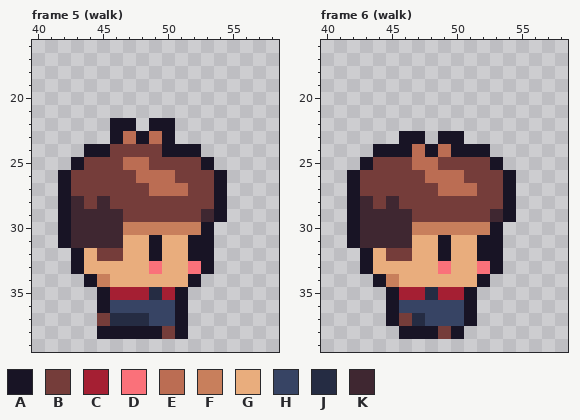
Pixel-art file -- entities/player/player.aseprite. Above: the version before the commit.
96x64 pixels, 77 frames. Colours within 5 levels of each other are drawn and written as one. Shown: frame 5 (walk): x 40..58, y 16..39; frame 6 (walk): x 40..58, y 16..39. The commit also changed other frames, which this record leaves out.
Visible layers, top first: "bowl hair", "base".
Palette (. is transparent): A #181425  B #753d3a  C #a51f33  D #fa717a  E #bb6d53  F #c87f5c  G #e9ad7d  H #374464  J #252c43  K #3f2731
Pixels before, frame 5 (walk), first column x 42:
22 ....AA.AA....
23 ....AEAEA....
24 ..AABBBBAAA..
25 .ABBBEEBBBBA.
26 ABBBBBEEEBBBA
27 ABBBBBBEEEBBA
28 AKBKBBBBBBBBA
29 AKKKKBBBBBBKA
30 AKKKKFFFFFFA.
31 AKKKKGGAGGAA.
32 .AGBBGGAGGAA.
33 .AGGGGGDGGDA.
34 ..AFGGGGGGA..
35 ...ACCCJCA...
36 ...AHHHHHA...
37 ...BJJJHHA...
38 ...AAAAABA...
Pixels before, frame 6 (walk), first column x 42:
23 ....AA.AA....
24 ..AAAEAEAAA..
25 .ABBBEEBBBBA.
26 ABBBBBEEEBBBA
27 ABBBBBBEEEBBA
28 AKBKBBBBBBBBA
29 AKKKKBBBBBBKA
30 AKKKKFFFFFFA.
31 AKKKKGGAGGAA.
32 .AGBBGGAGGAA.
33 .AGGGGGDGGDA.
34 ..AFGGGGGGA..
35 ...ACCJCCA...
36 ...AHHHHHA...
37 ...ABJHHHA...
38 ....AAABA....
After the commit:
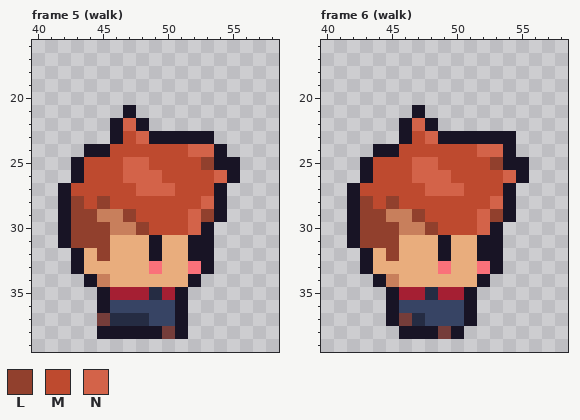
Colours new in this view: L #91402d  M #be4a2f  N #d36349
Difference:
layer "bowl hair" now hidden
layer "mop hair" now shown
Frame 5 (walk):
y 21: x 47 . -> A
y 22: x 47..50 A.AA -> NA..
y 23: x 47..49 EAE -> MNA; x 51..53 ... -> AAA
y 24: x 46..54 BBBBAAA.. -> MMMMMMNNA
y 25: x 44..55 BBBEEBBBBA.. -> MMMNNMMMMLAA
y 26: x 42..55 ABBBBBEEEBBBA. -> .AMMMNNNMMMMNA
y 27: x 43..53 BBBBBBEEEBB -> MMMMMNNNMMM
y 28: x 43..53 KBKBBBBBBBB -> LMLMMMMMMMN
y 29: x 43..53 KKKKBBBBBBK -> LLFFLMMMMNL
y 30: x 43..46 KKKK -> LLLF; x 48..52 FFFFF -> LMMMN
y 31: x 43..46 KKKK -> LLLG
y 32: x 45..46 BB -> LG
Frame 6 (walk):
y 21: x 47 . -> A
y 22: x 46..48 ... -> ANA
y 23: x 47..48 A. -> MN; x 51..54 .... -> AAAA
y 24: x 46..54 AEAEAAA.. -> MMMMMMNNA
y 25: x 44..55 BBBEEBBBBA.. -> MMMNNMMMMLAA
y 26: x 42..55 ABBBBBEEEBBBA. -> .AMMMNNNMMMMNA
y 27: x 43..53 BBBBBBEEEBB -> MMMMMNNNMMM
y 28: x 43..53 KBKBBBBBBBB -> LMLMMMMMMMN
y 29: x 43..53 KKKKBBBBBBK -> LLFFLMMMMNL
y 30: x 43..46 KKKK -> LLLF; x 48..52 FFFFF -> LMMMN
y 31: x 43..46 KKKK -> LLLG
y 32: x 45..46 BB -> LG
Where, in picture pixels (left, top, right, bottom), the same in both pictures:
changed: (58, 105, 240, 261)
changed: (347, 105, 529, 261)
